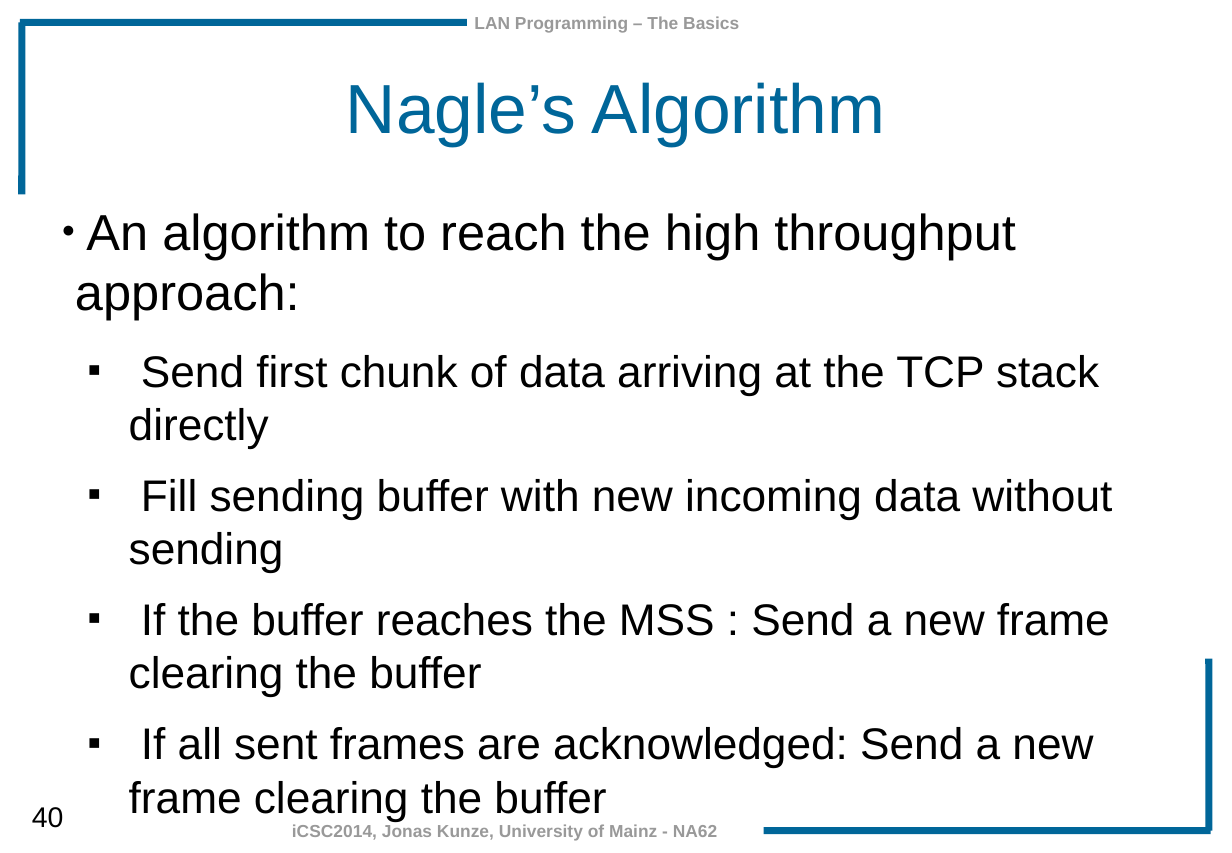
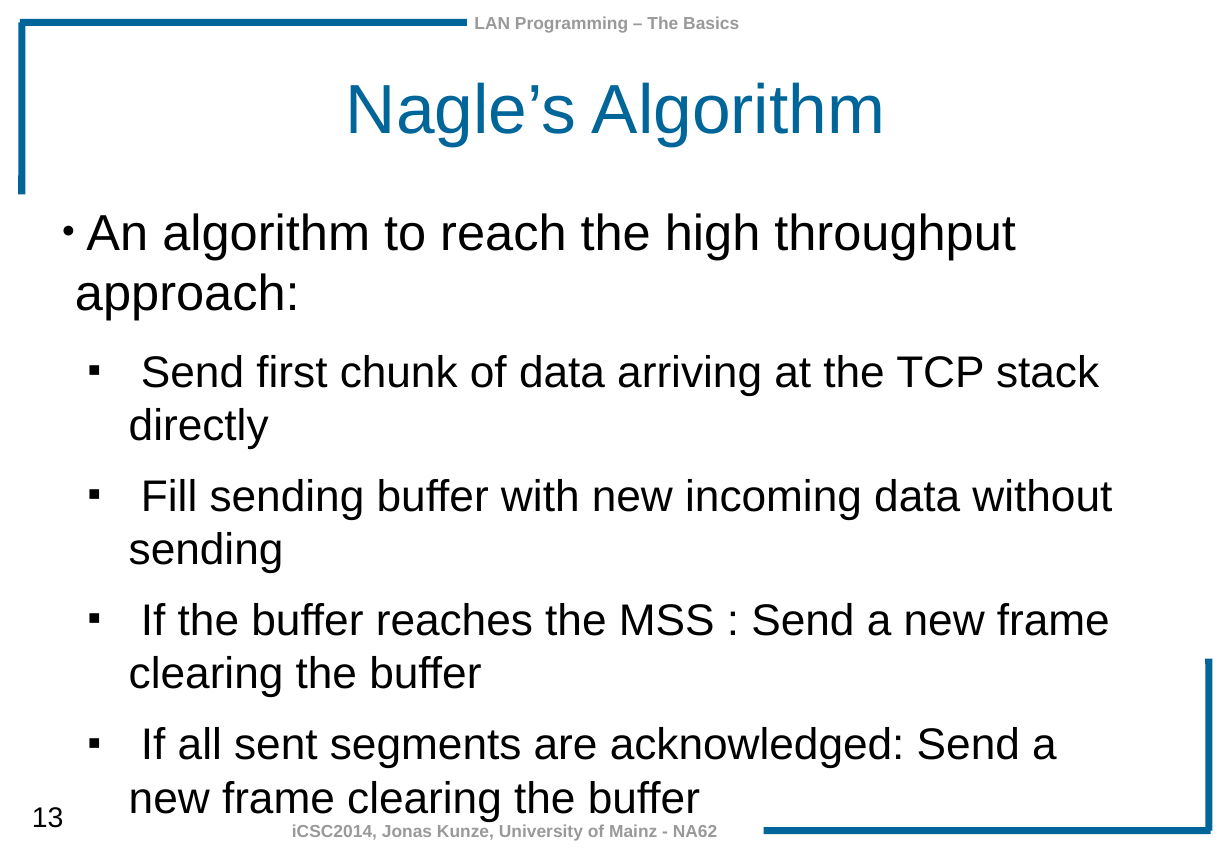
Before and after one commit to JonasKunze/icsc2014, a slide deck: slide 13 of iCSC-2014-LAN_Programming_Basics.odp (slide 40 before the commit). Drawn at 1232x853 pixels with LibreOffice and Linux fonts; fonts in the diff are those of the drawing; background and template pictures are left out. Boxes give left, top, right and bottom in pixels: in the first picture for what was removed or moved away, otherwise in the second. Text is boxed around its words. In the diff, an @@ line names an element or a change of style, - is before the commit and + after.

```diff
--- a/iCSC-2014-LAN_Programming_Basics.odp
+++ b/iCSC-2014-LAN_Programming_Basics.odp
@@ text at (x1=129, y1=727, x2=1057, y2=821): text changed @@
-  ■ If all sent frames are acknowledged: Send a new frame clearing the buffer
+  ■ If all sent segments are acknowledged: Send a new frame clearing the buffer
@@ page number at (x1=32, y1=807, x2=64, y2=828): text changed @@
-40
+13
```
Also in this commit, not shown: 4 other slides changed, 2 slides added, 26 slides removed, 4 other files.
